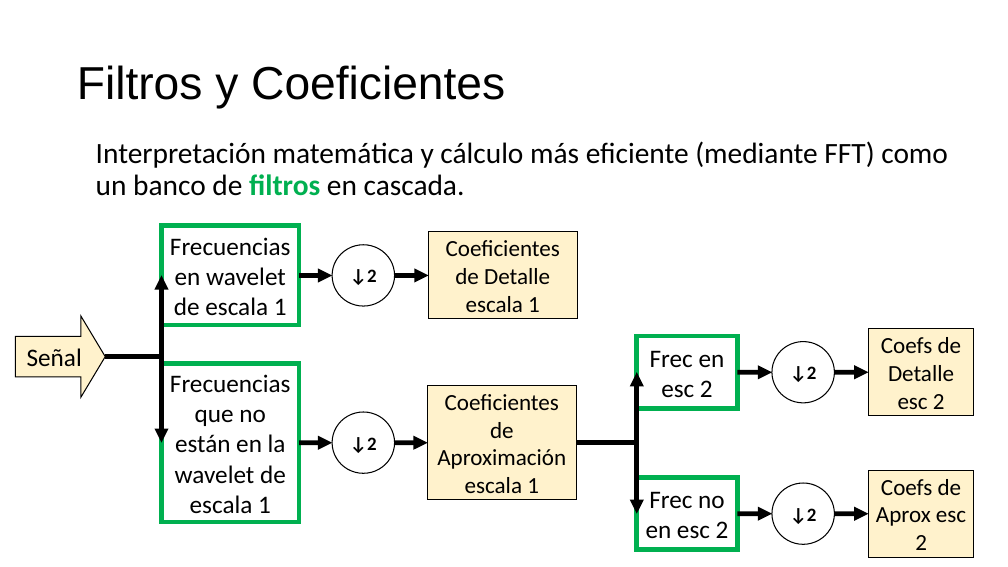
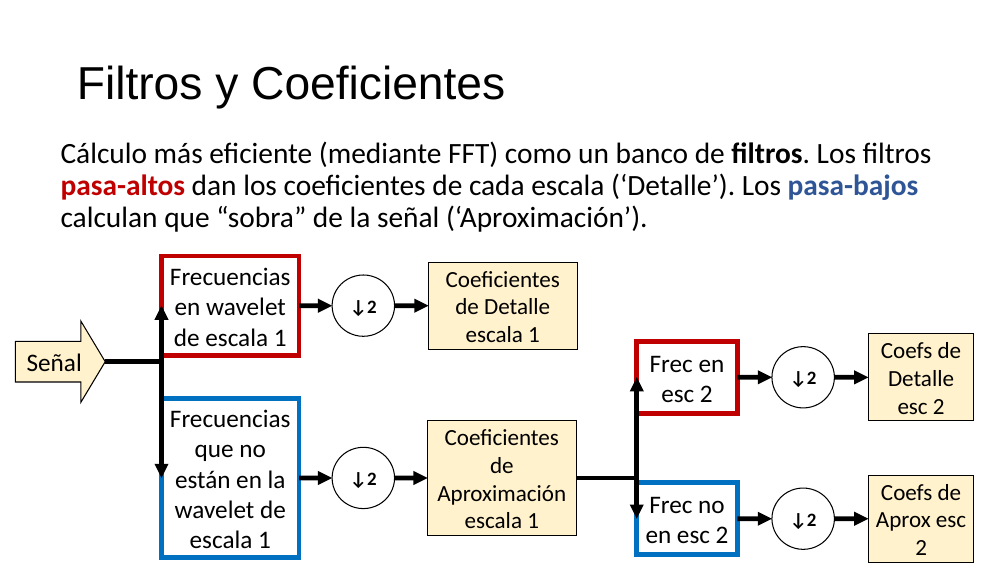
Before and after one commit to ferchaure/clase_wavelets, a slide deck: slide 36 of Introducción al Análisis Wavelet en Matlab.odp. Drawn at 1008x567 pixels with LibreOffice and Linux fonts; fonts in the diff are those of the drawing. Boxes give left, top, right and bottom in pixels: in the first picture for what was removed or moved away, otherwise in the second. Text is boxed around its words. In the diff, an @@ line names an element or a change of style, - is before the commit and + after.

```diff
--- a/Introducción al Análisis Wavelet en Matlab.odp
+++ b/Introducción al Análisis Wavelet en Matlab.odp
@@ text at (61,141,932,232): text changed @@
-Interpretación matemática y cálculo más eficiente (mediante FFT) como un banco de filtros en cascada.
+Cálculo más eficiente (mediante FFT) como un banco de filtros. Los filtros pasa-altos dan los coeficientes de cada escala (‘Detalle’). Los pasa-bajos calculan que “sobra” de la señal (‘Aproximación’).
@@ freeform shape "Frecuencias en wavelet de escala ..." at (162,256,299,355): outline #00B050 4.51 pt to #C00000 4.51 pt @@
@@ elbow arrow moved from (105, 357) - (162, 275) to (105, 361) - (162, 306) @@
@@ 3 freeform shapes, 2 arrows: place and size @@
-3 freeform shapes, 2 arrows at (162,226,577,325)
+3 freeform shapes, 2 arrows at (162,256,577,355)
@@ freeform shape "Frec en esc 2" at (637,341,737,414): outline #00B050 4.51 pt to #C00000 4.51 pt @@
@@ elbow arrow moved from (105, 357) - (162, 443) to (105, 361) - (162, 478) @@
@@ elbow arrow moved from (576, 443) - (637, 372) to (576, 478) - (637, 377) @@
@@ freeform shape "Frecuencias que no están en ..." at (162,399,299,557): outline #00B050 4.51 pt to #0070C0 4.51 pt @@
@@ 3 freeform shapes, 2 arrows: place and size @@
-3 freeform shapes, 2 arrows at (162,364,576,523)
+3 freeform shapes, 2 arrows at (162,399,576,557)
@@ elbow arrow moved from (576, 443) - (637, 514) to (576, 478) - (637, 519) @@
@@ freeform shape "Frec no en esc 2" at (637,482,737,555): outline #00B050 4.51 pt to #0070C0 4.51 pt @@
@@ 7 freeform shapes, 4 arrows: place and size @@
-7 freeform shapes, 4 arrows at (15,316,975,557)
+7 freeform shapes, 4 arrows at (15,321,975,563)
```
Also in this commit, not shown: 30 other slides changed, 2 slides added, 11 other files.
